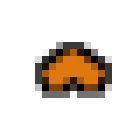
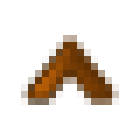
Layer changes from the first 140 x 140 image to the second:
renamed "Clipboard #1" to "Pasted Layer", painted on it over box(21, 35, 119, 105)
